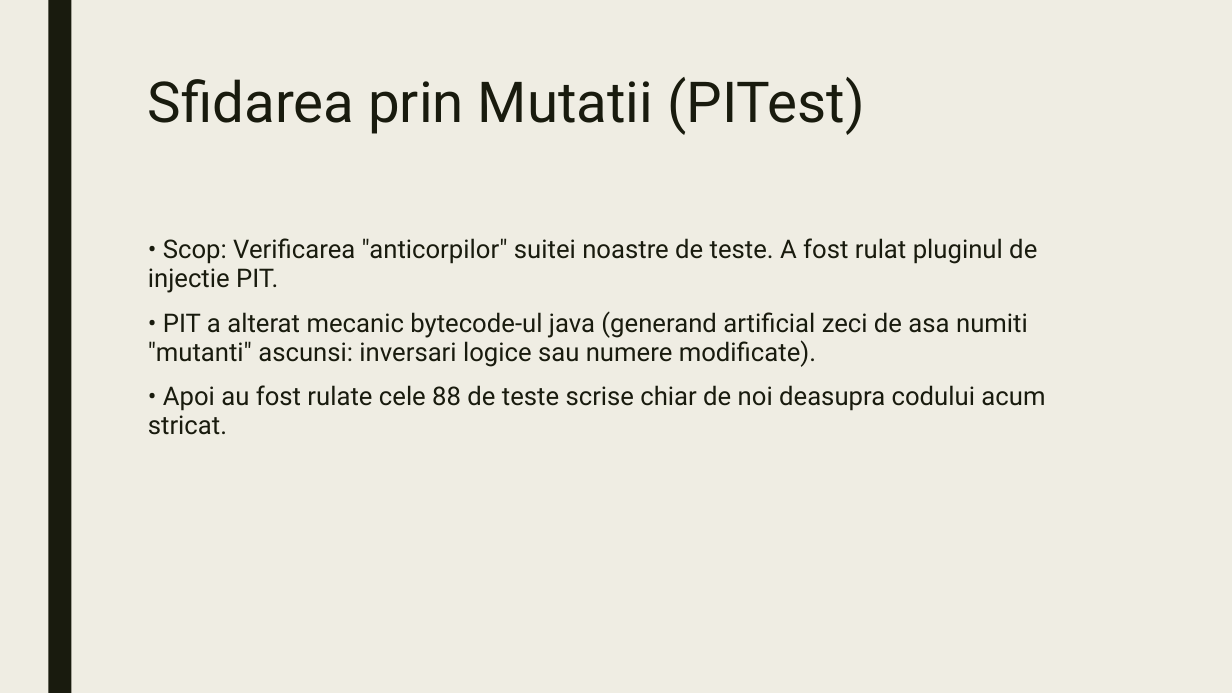
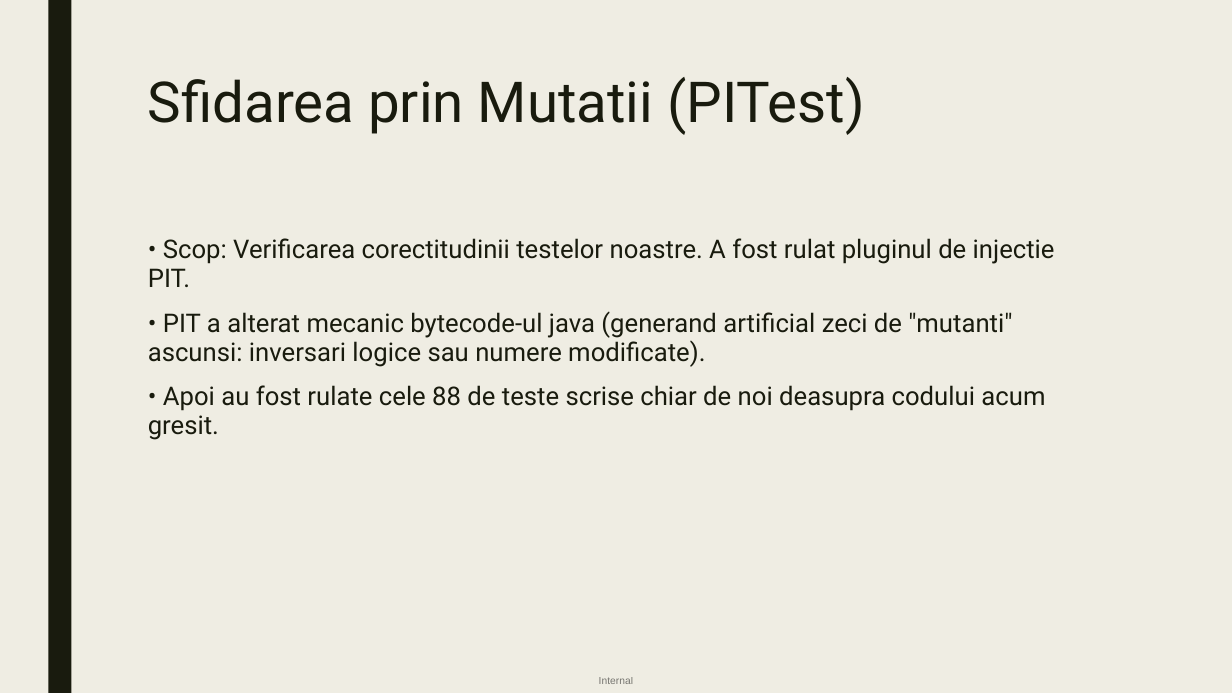
Before and after one commit to apostoltudor/BachelorsDegree-UNIBUC-FMI, a slide deck: slide 8 of TSS.pptx. Drawn at 1232x693 pixels with LibreOffice and Linux fonts; fonts in the diff are those of the drawing. Boxes give left, top, right and bottom in pixels: in the first picture for what was removed or moved away, otherwise in the second. Text is boxed around its words. In the diff, an @@ line names an element or a change of style, - is before the commit and + after.

Commit message:
presentation

```diff
--- a/TSS.pptx
+++ b/TSS.pptx
@@ text at box(148, 238, 1055, 440): text changed @@
-• Scop: Verificarea "anticorpilor" suitei noastre de teste. A fost rulat pluginul de injectie PIT.
-• PIT a alterat mecanic bytecode-ul java (generand artificial zeci de asa numiti "mutanti" ascunsi: inversari logice sau numere modificate).
-• Apoi au fost rulate cele 88 de teste scrise chiar de noi deasupra codului acum stricat.
+• Scop: Verificarea corectitudinii testelor noastre. A fost rulat pluginul de injectie PIT.
+• PIT a alterat mecanic bytecode-ul java (generand artificial zeci de "mutanti" ascunsi: inversari logice sau numere modificate).
+• Apoi au fost rulate cele 88 de teste scrise chiar de noi deasupra codului acum gresit.
@@ text added at box(599, 677, 633, 684), 8 pt, text #000000 at 50% opacity @@
+Internal
```
Also in this commit, not shown: 8 other slides changed.
